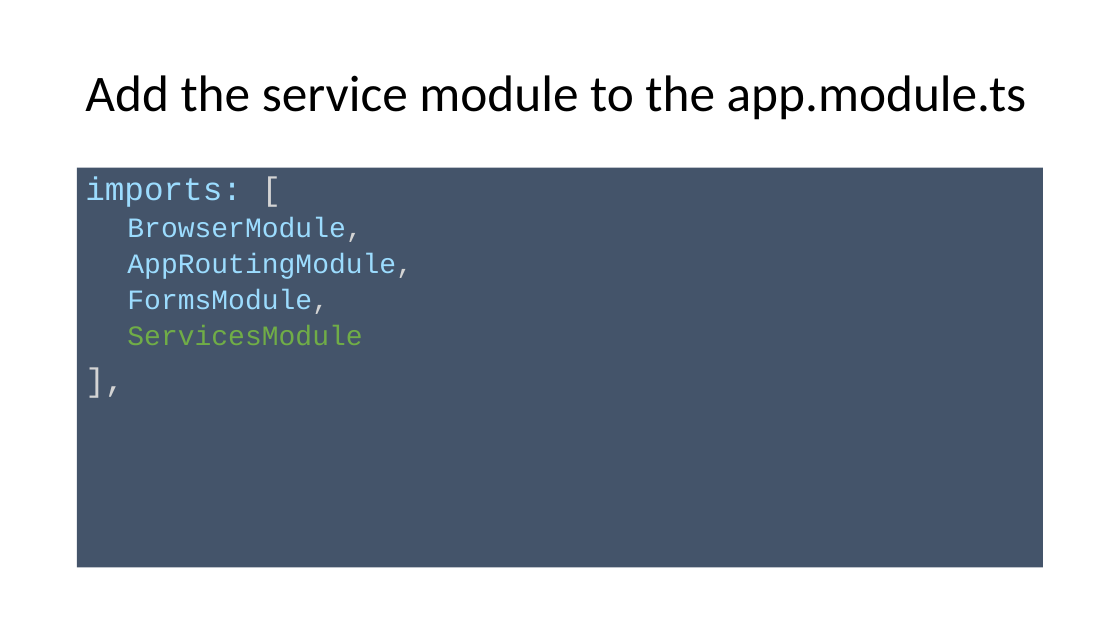
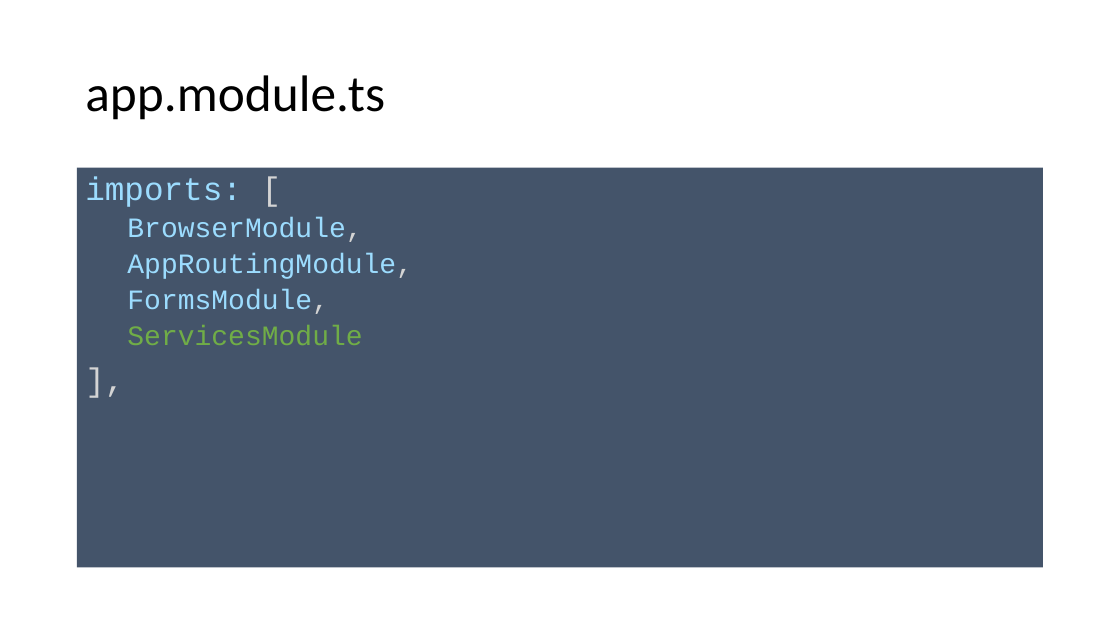
Before and after one commit to spirit-coding/todo-app-aj33349, a slide deck: slide 25 of Angular2.pptx (slide 24 before the commit). Drawn at 1120x630 pixels with LibreOffice and Linux fonts; fonts in the diff are those of the drawing. Boxes give left, top, right and bottom in pixels: in the first picture for what was removed or moved away, otherwise in the second. Text is boxed around its words. In the diff, an @@ line names an element or a change of style, - is before the commit and + after.

Commit message:
start service calls

```diff
--- a/Angular2.pptx
+++ b/Angular2.pptx
@@ title at bbox=[85, 75, 385, 120]: text changed @@
-Add the service module to the app.module.ts
+app.module.ts
```
Also in this commit, not shown: 8 other slides changed, 5 slides added, 3 other files.
